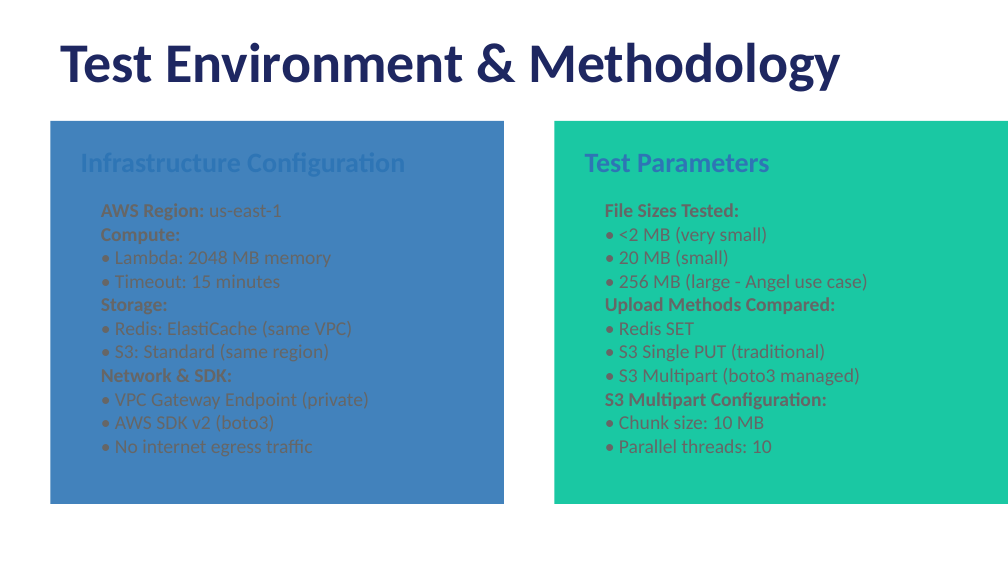
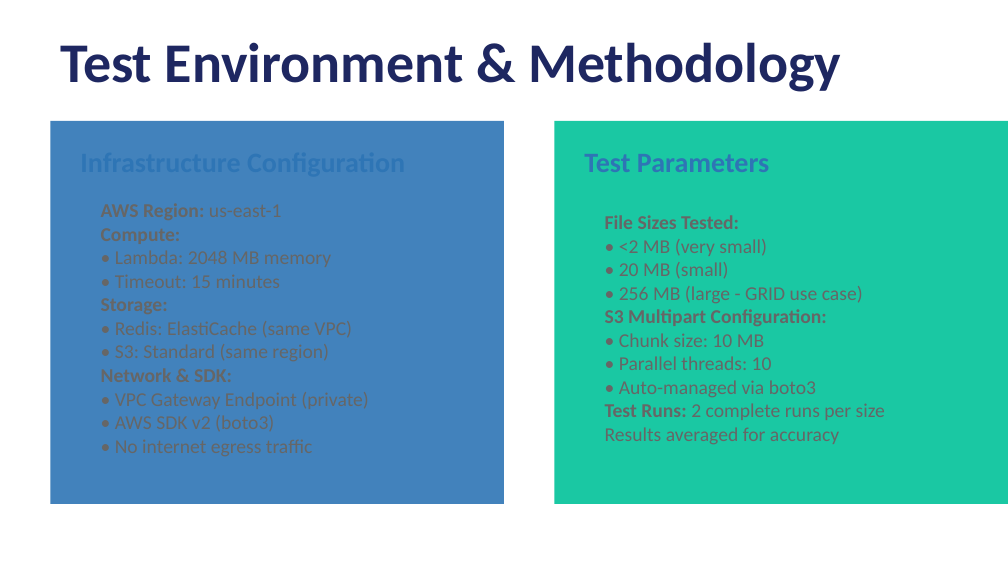
Before and after one commit to angelbus/tekton-api, a slide deck: slide 4 of docs/Redis vs s3 complete analysis.pptx. Drawn at 1008x567 pixels with LibreOffice and Linux fonts; fonts in the diff are those of the drawing. Boxes give left, top, right and bottom in pixels: in the first picture for what was removed or moved away, otherwise in the second. Text is boxed around its words. In the diff, an @@ line names an element or a change of style, - is before the commit and + after.

```diff
--- a/docs/Redis vs s3 complete analysis.pptx
+++ b/docs/Redis vs s3 complete analysis.pptx
@@ text at [619,286,863,303]: text changed @@
-• 256 MB (large - Angel use case)
-Upload Methods Compared:
-• Redis SET
-• S3 Single PUT (traditional)
-• S3 Multipart (boto3 managed)
+• 256 MB (large - GRID use case)
@@ text at [605,380,885,444]: paragraphs added @@
+• Auto-managed via boto3
+Test Runs: 2 complete runs per size
+Results averaged for accuracy
```
Also in this commit, not shown: 14 other slides changed.
